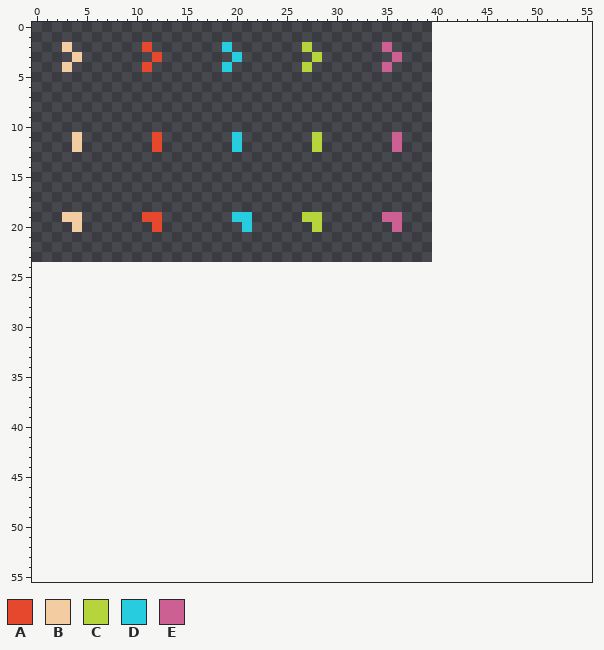
One commit to this pixel-art file: asset_src/graphics/items/bullets.ase. That is the earlier state.
40x24 pixels, 1 frame. The old version is drawn lined up with the new one, on the new canvas.
Palette (. is transparent): A #e6482e  B #f4cca1  C #b6d53c  D #28ccdf  E #cd6093
Pixels before (only the part around the change), first column x 0:
 0 ........................................................
 1 ........................................................
 2 ...B.......A.......D.......C.......E....................
 3 ....B.......A.......D.......C.......E...................
 4 ...B.......A.......D.......C.......E....................
 5 ........................................................
 6 ........................................................
 7 ........................................................
 8 ........................................................
 9 ........................................................
10 ........................................................
11 ....B.......A.......D.......C.......E...................
12 ....B.......A.......D.......C.......E...................
13 ........................................................
14 ........................................................
15 ........................................................
16 ........................................................
17 ........................................................
18 ........................................................
19 ...BB......AA.......DD.....CC......EE...................
20 ....B.......A........D......C.......E...................
21 ........................................................
22 ........................................................
23 ........................................................
24 ........................................................
25 ........................................................
26 ........................................................
27 ........................................................
28 ........................................................
29 ........................................................
30 ........................................................
31 ........................................................
32 ........................................................
33 ........................................................
34 ........................................................
35 ........................................................
36 ........................................................
37 ........................................................
38 ........................................................
39 ........................................................
40 ........................................................
41 ........................................................
42 ........................................................
43 ........................................................
44 ........................................................
45 ........................................................
46 ........................................................
47 ........................................................
48 ........................................................
49 ........................................................
50 ........................................................
51 ........................................................
52 ........................................................
53 ........................................................
54 ........................................................
55 ........................................................
After the commit:
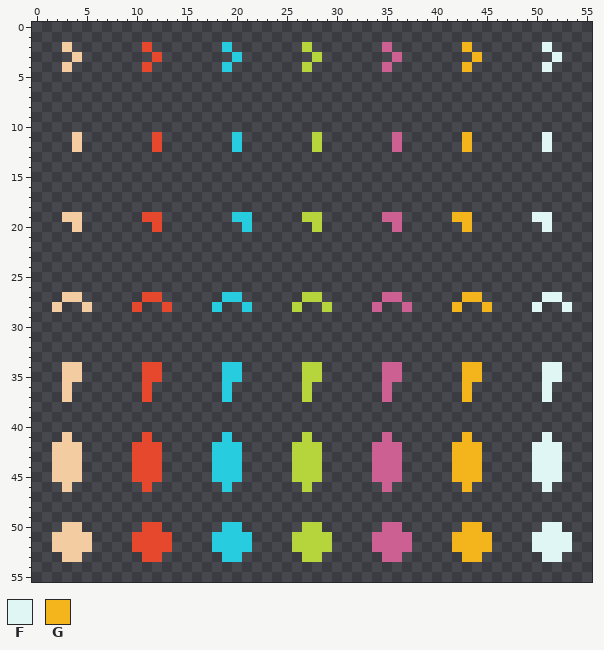
Colours new in this view: F #dff6f5  G #f4b41b
The edit:
canvas 40x24 -> 56x56
Changed rows in their new state; - is an unchanged pixel.
first column x 43:
 2 G-------F-
 3 -G-------F
 4 G-------F-
first column x 43:
11 G-------F
12 G-------F
first column x 42:
19 GG------FF
20 -G-------F
first column x 2:
27 -BB------AA------DD------CC------EE------GG------FF-
28 B--B----A--A----D--D----C--C----E--E----G--G----F--F
first column x 3:
34 BB------AA------DD------CC------EE------GG------FF
35 BB------AA------DD------CC------EE------GG------FF
36 B-------A-------D-------C-------E-------G-------F-
37 B-------A-------D-------C-------E-------G-------F-
first column x 2:
41 -B-------A-------D-------C-------E-------G-------F-
42 BBB-----AAA-----DDD-----CCC-----EEE-----GGG-----FFF
43 BBB-----AAA-----DDD-----CCC-----EEE-----GGG-----FFF
44 BBB-----AAA-----DDD-----CCC-----EEE-----GGG-----FFF
45 BBB-----AAA-----DDD-----CCC-----EEE-----GGG-----FFF
46 -B-------A-------D-------C-------E-------G-------F-
first column x 2:
50 -BB------AA------DD------CC------EE------GG------FF-
51 BBBB----AAAA----DDDD----CCCC----EEEE----GGGG----FFFF
52 BBBB----AAAA----DDDD----CCCC----EEEE----GGGG----FFFF
53 -BB------AA------DD------CC------EE------GG------FF-
